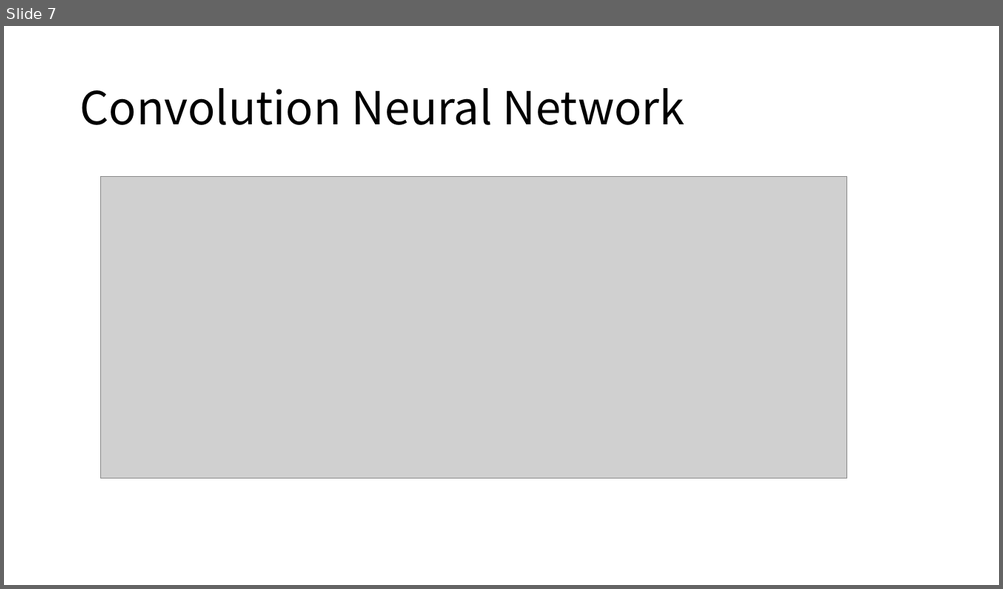
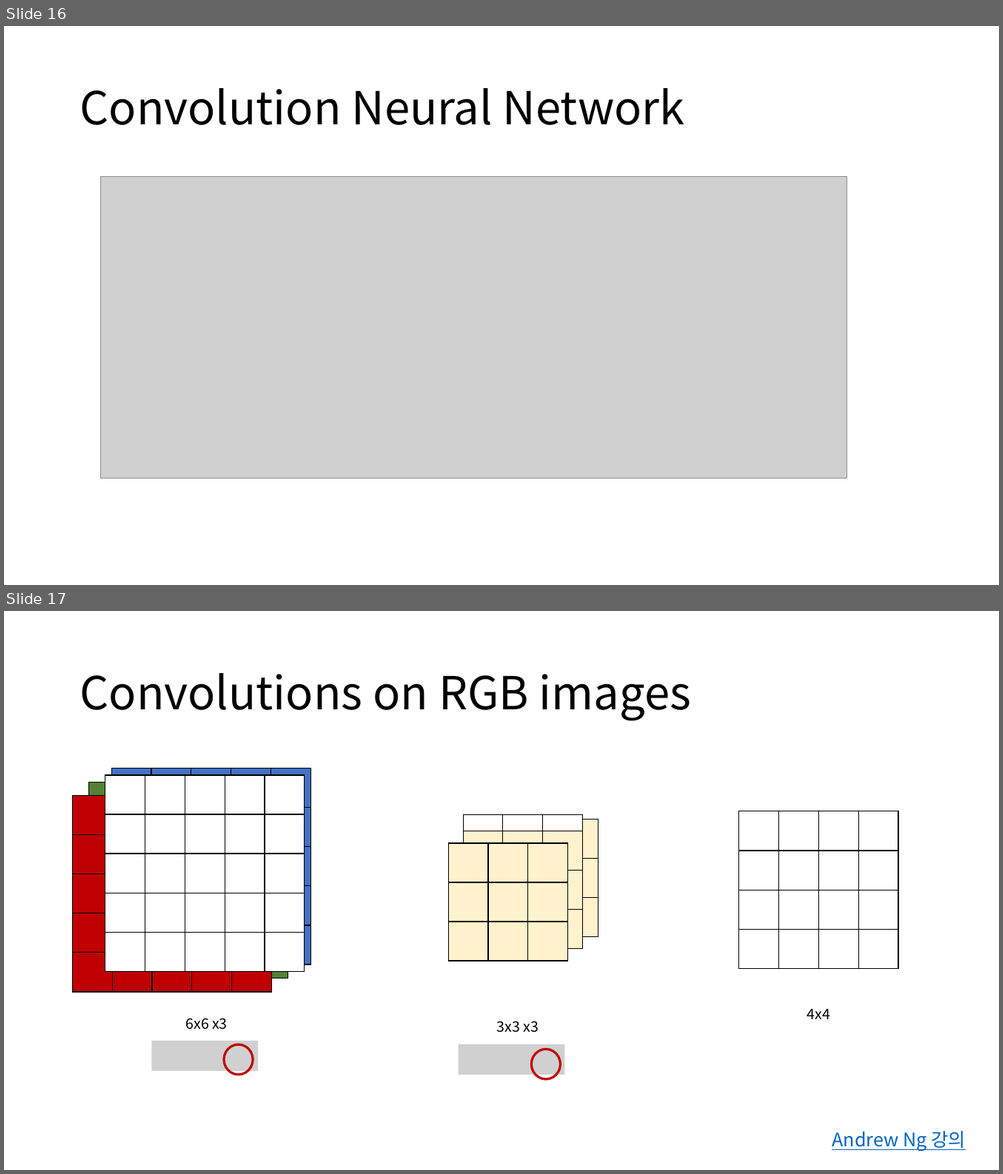
Before and after one commit to hahyeonsook/ai, a slide deck: lab/발표자료/reCNNs(2)_190723.pptx. Shown one above the other, each under a label of ours: slide 7 before the commit, slides 16 and 17 after it. The pictures are 1003x589 and 1003x1174 pixels, drawn with LibreOffice and Linux fonts; fonts in the diff are those of the drawing; grey boxes stand for pictures. Boxes give left, top, right and bottom in pixels: in the first picture for what was removed or moved away, otherwise in the second. Text is boxed around its words. In the diff, an @@ line names an element or a change of style, - is before the commit and + after.

```diff
--- a/lab/발표자료/reCNNs(2)_190723.pptx
+++ b/lab/발표자료/reCNNs(2)_190723.pptx
@@ slide 17 added at box(4, 611, 999, 1170), background #FFFFFF @@
@@ title added at box(79, 673, 691, 721), 44 pt, text #000000 @@
+Convolutions on RGB images
@@ table added at box(89, 782, 287, 978), 5 rows, 5 columns @@
+ |  |  |  | 
+ |  |  |  | 
+ |  |  |  | 
+ |  |  |  | 
+ |  |  |  | 
@@ table added at box(105, 775, 303, 971), 5 rows, 5 columns @@
+ |  |  |  | 
+ |  |  |  | 
+ |  |  |  | 
+ |  |  |  | 
+ |  |  |  | 
@@ table added at box(111, 769, 309, 965), 5 rows, 5 columns @@
+ |  |  |  | 
+ |  |  |  | 
+ |  |  |  | 
+ |  |  |  | 
+ |  |  |  | 
@@ table added at box(73, 796, 270, 992), 5 rows, 5 columns @@
+ |  |  |  | 
+ |  |  |  | 
+ |  |  |  | 
+ |  |  |  | 
+ |  |  |  | 
@@ table added at box(463, 815, 581, 933), 3 rows, 3 columns @@
+ |  | 
+ |  | 
+ |  | 
@@ table added at box(463, 831, 581, 949), 3 rows, 3 columns @@
+ |  | 
+ |  | 
+ |  | 
@@ table added at box(479, 819, 598, 937), 3 rows, 3 columns @@
+ |  | 
+ |  | 
+ |  | 
@@ table added at box(739, 812, 897, 969), 4 rows, 4 columns @@
+ |  |  | 
+ |  |  | 
+ |  |  | 
+ |  |  | 
@@ table added at box(449, 843, 567, 961), 3 rows, 3 columns @@
+ |  | 
+ |  | 
+ |  | 
@@ text added at box(807, 1009, 831, 1019), 14 pt, text #000000 @@
+4x4
@@ text added at box(186, 1018, 210, 1030), 14 pt, text #000000 @@
+6x6
@@ text added at box(212, 1018, 227, 1030), 14 pt, text #000000 @@
+x3
@@ text added at box(497, 1021, 521, 1033), 14 pt, text #000000 @@
+3x3
@@ text added at box(523, 1021, 539, 1033), 14 pt, text #000000 @@
+x3
@@ picture added at box(152, 1042, 259, 1071) @@
@@ ellipse added at box(224, 1045, 253, 1075), outline #C00000 2.25 pt @@
@@ picture added at box(458, 1045, 565, 1075) @@
@@ ellipse added at box(532, 1050, 560, 1079), outline #C00000 2.25 pt @@
@@ text added at box(831, 1131, 965, 1152), 18 pt, text #0563C1, underline @@
+Andrew Ng 강의
@@ what was slide 7 is now slide 16 @@
```
Also in this commit, not shown: 2 slides changed, 17 other slides added, 11 slides removed, 1 other file.
